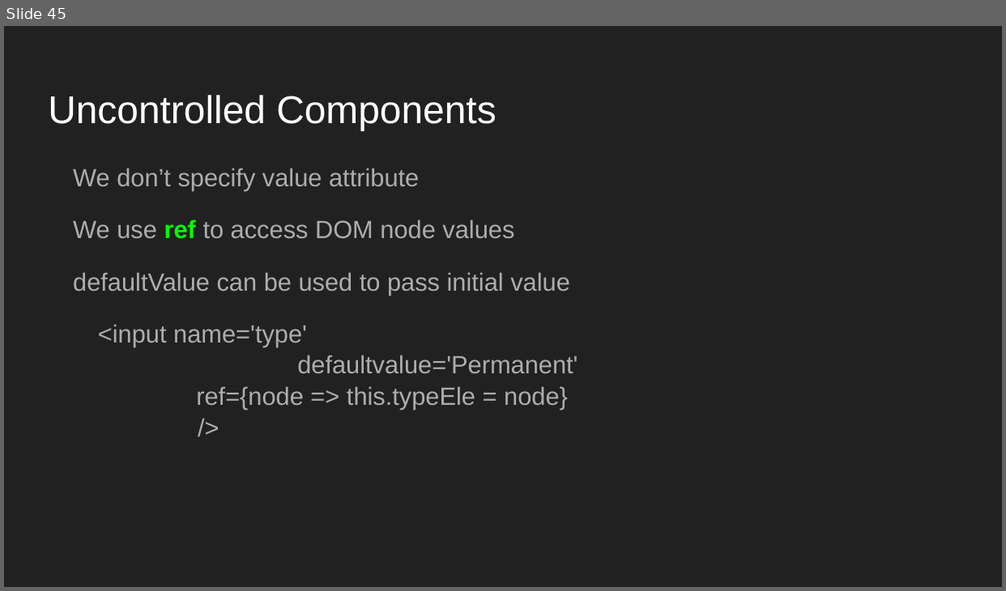
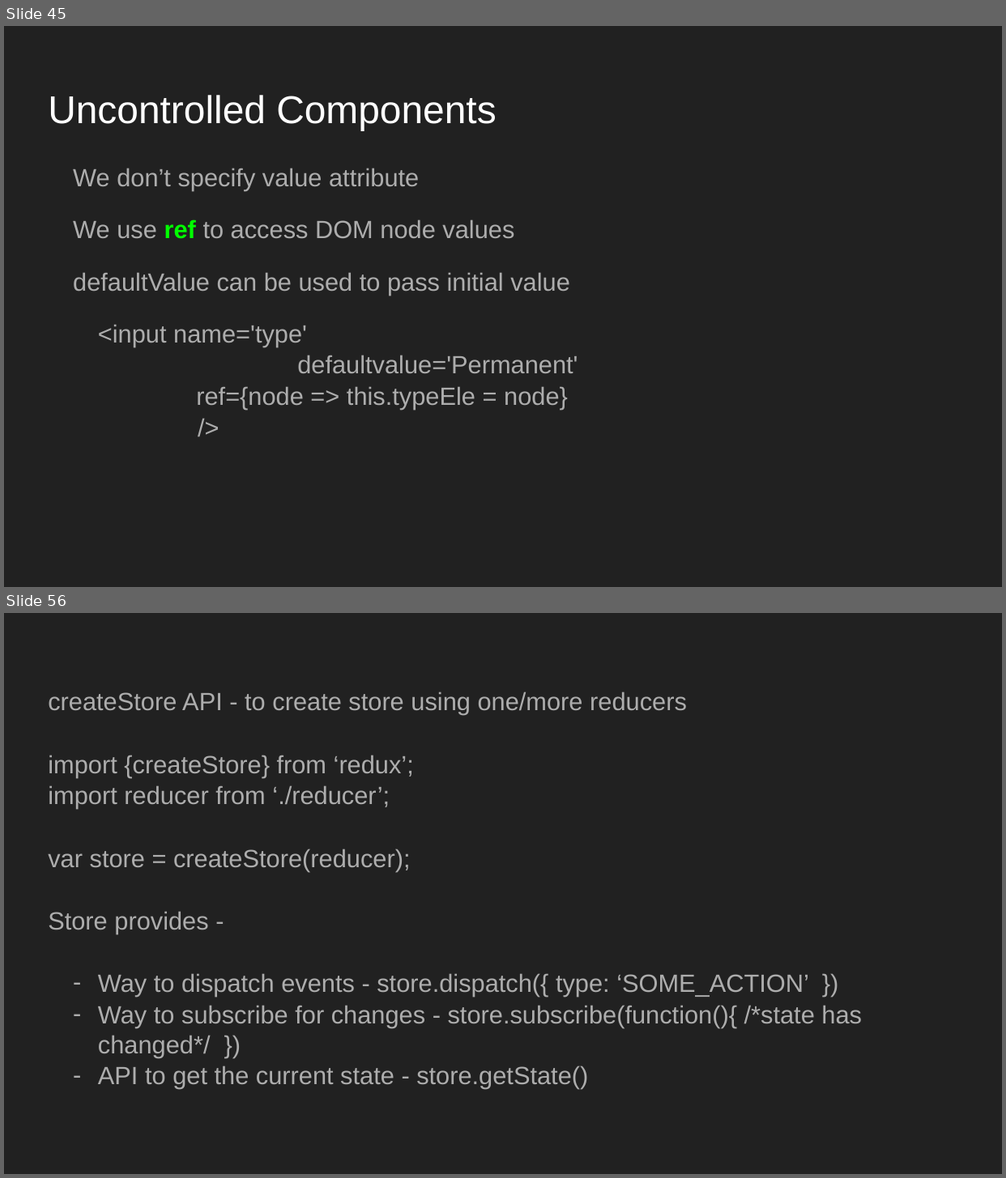
Before and after one commit to Abhay-Joshi-Git/react-redux-sessions-DatafactZ, a slide deck: react-redux.odp. Shown one above the other, each under a label of ours: slide 45 before the commit, slides 45 and 56 after it; the slides between them are not shown. The pictures are 1006x591 and 1006x1178 pixels, drawn with LibreOffice and Linux fonts; fonts in the diff are those of the drawing. Boxes give left, top, right and bottom in pixels: in the first picture for what was removed or moved away, otherwise in the second. Text is boxed around its words. In the diff, an @@ line names an element or a change of style, - is before the commit and + after.

Commit message:
updated slides odp

```diff
--- a/react-redux.odp
+++ b/react-redux.odp
@@ slide 56 added at box(4, 613, 1002, 1174), background #212121 @@
@@ text added at box(48, 692, 862, 1089), 18 pt, text #ADADAD @@
+createStore API - to create store using one/more reducers
+import {createStore} from ‘redux’;
+import reducer from ‘./reducer’;
+var store = createStore(reducer);
+Store provides -
+– Way to dispatch events - store.dispatch({ type: ‘SOME_ACTION’ })
+– Way to subscribe for changes - store.subscribe(function(){ /*state has changed*/ })
+– API to get the current state - store.getState()
```
Also in this commit, not shown: 23 other slides added.
